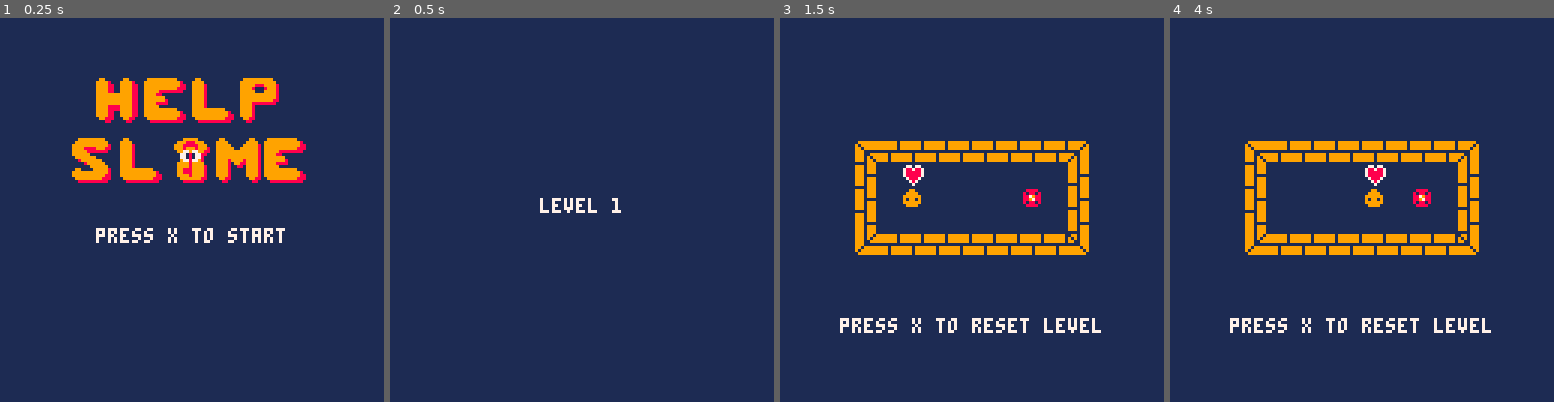
Above: before the commit, frames 1-4 (left to right).
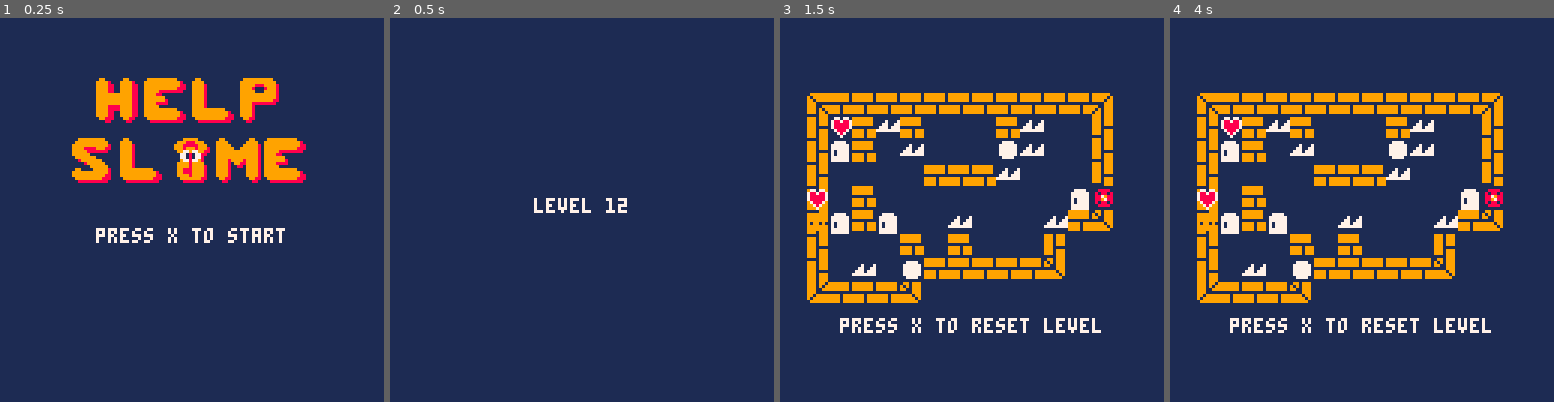
Above: after the commit, the same moments.

Repository: GameJams-fiwon123/GBJam8
Game: PICO-8 cartridge gbjam8.p8
The game is run twice, just before and just after one commit, with the same random seed, the same clock (stepped at 60 frames per second) and the same inputs.
Inputs:
- Up to frame 1 (0.25 s): no input
- Up to frame 2 (0.5 s): tap X (X key) at 0.33 s
- Up to frame 3 (1.5 s): tap X (X key) at 1.07 s
- Up to frame 4 (4 s): hold Right 1.6-2.1 s; tap X (X key) at 1.85, 2.97 s; hold Up 2.15-2.42 s; hold Right 2.47-3.03 s; hold Left 3.08-3.58 s; hold Down 3.63-3.97 s

Frame 1 is identical in both runs. In frame 2, 0.5% of the frame differs, in the area x 37-62%, y 46-51%; in frame 3, 19%, in the area x 7-87%, y 19-75%; in frame 4, 19%.

Commit message:
edição
correção de fases.

Diff:
--- a/gbjam8.p8
+++ b/gbjam8.p8
@@ -92,10 +92,10 @@
 function start_game()
  music(musics.gameplay)
 	game.time = 0
-	game.level = 1
-
-	camera_pos.x=0*128
-	camera_pos.y=0*128
+	game.level = 12
+
+	camera_pos.x=4*128
+	camera_pos.y=1*128
 	camera(camera_pos.x, camera_pos.y)
 	game.scenes={
 		{show=show_level1},
@@ -1079,69 +1079,69 @@
 1414141414141414141414141414141414141414141414141414141414141414141414141414141414141414141414141414141414141414141414141414141414141414141414141414141414141414141414141414141414141414141414141414141414141414141414141414141414141414141414141414141414141414
 1414141414141414141414141414141414141414141414141414141414141414141414141414141414141414141414141414141414141414141414141414141414141414141414141414141414141414141414141414141414141414141414141414141414141414141414141414141414141414141414141414141414141414
 1414141414141414141414141414141414141414141414141414141414141414141414141414141414141414141414141414141414141414141414141414141414141414141414141414141414141414141414141414141414141414141414141414141414141414141414141414141414141414141414141414141414141414
-1414141715151515151515151814141414141417151515151515151518141414141414171515151515151515181414141414141414141414141414141414141414141414141414141414141414141414141414141414141414141414141414141414141414141414141414141414141414141414141414141414141414141414
-1414141614141614141313182614141414141416131316161616161126141414141414161414141416141414261414141414141715151515151515151515181414171515151515151515151515181414141414141414141414141414141414141414141414141414141414141414141414141414141414141414141414141414
-1414141614141314131432262614141414141416141413141413163126141414141414161614141416141414261414141414141614141414131414161414122614162215131514141414131414261414141715151515151515151515151814141414141414141414141414141414141414141414141414141414141414141414
-1414141614221614251413262614141414141416141316141414141426141414141414161614141431141414261414141414141614131314151413161413261414163115141314141421131414261414141614141413141414131413222614141414141414141414141414141414141414141414141414141414141414141414
-1414141614141314141325262614141414141416141413321413141426141414141414161614143113311414261414141715151414261414141414161413261414161414141415151513141414261414141614131413141314131414142614141414141414141414141414141414141414141414141414141414141414141414
-1414141614141314141414262614141414141416141414141326141426141414141414161614141431211414261414141614141325261314141314141425261414161425141414141414141431121414141614131432311314131413311214141414141414141414141414141414141414141414141414141414141414141414
-1414141631141414131414262614141414141416141513141413141426141414141414161614141426141414261414142725251414261414262614161413261414163125141414131414141325281414141614131413141314131413142614141414141414141414141414141414141414141414141414141414141414141414
-1414141611262114141431112614141414141416311125252526131326141414141414162711251126112511261414141414141614141413262114161431122614163225141414151414142614141414141614131414141314142113142614141414141414141414141414141414141414141414141414141414141414141414
-1414142725252525252525252814141414141427252525252525252528141414141414272525252525252525281414141414142725252525252525252525281414272525252525252525252814141414142725252525252525252525252814141414141414141414141414141414141414141414141414141414141414141414
-1414141414141414141414141414141414141414141414141414141414141414141414141414141414141414141414141414141414141414141414141414141414141414141414141414141414141414141414141414141414141414141414141414141414141414141414141414141414141414141414141414141414141414
-1414141414141414141414141414141414141414141414141414141414141414141414141414141414141414141414141414141414141414141414141414141414141414141414141414141414141414141414141414141414141414141414141414141414141414141414141414141414141414141414141414141414141414
-1414141414141414141414141414141414141414141414141414141414141414141414141414141414141414141414141414141414141414141414141414141414141414141414141414141414141414141414141414141414141414141414141414141414141414141414141414141414141414141414141414141414141414
-1414141414141414141414141414141414141414141414141414141414141414141414141414141414141414141414141414141414141414141414141414141414141414141414141414141414141414141414141414141414141414141414141414141414141414141414141414141414141414141414141414141414141414
-…(53 lines of a section not shown)…
+1414141715151515151515151814141414141417151515151515151518141414141414171515151515151515181414141414141414141414141414141414141414171515151515151515151515181414141414141414141414141414141414141414141414141414141414141414141414141414141414141414141414141414
+1414141614141614141313182614141414141416131316161616161126141414141414161414141416141414261414141414141715151515151515151515181414162215131514141415131414261414141414141414141414141414141414141414141414141414141414141414141414141414141414141414141414141414
+1414141614141314131432262614141414141416141413141413163126141414141414161614141416141414261414141414141614141414131414161414122614163115141314141421131414261414141715151515151515151515151814141414141414141414141414141414141414141414141414141414141414141414
+1414141614221614251413262614141414141416141316141414141426141414141414161614141431141414261414141414141614131314151413161413261414161414141415151513141414261414141614141413141414131413222614141414141414141414141414141414141414141414141414141414141414141414
+1414141614141314141325262614141414141416141413321413141426141414141414161614143113311414261414141715151414261414141414161413261414161425141414141414141431121414141614131413141314131414142614141414141414141414141414141414141414141414141414141414141414141414
+1414141614141314141414262614141414141416141414141326141426141414141414161614141431211414261414141614141325261314141314141425261414163125311414131414141325281414141614131432311314131413311214141414141414141414141414141414141414141414141414141414141414141414
+1414141631141414131414262614141414141416141513141413141426141414141414161614141426141414261414142725251414261414262614161413261414161414142514251414142614141414141614131413141314131413142614141414141414141414141414141414141414141414141414141414141414141414
+1414141611262114141431112614141414141416311125252526131326141414141414162711251126112511261414141414141614141413262114161431122614161413142125252525252814141414141614131414141314141413142614141414141414141414141414141414141414141414141414141414141414141414
+1414142725252525252525252814141414141427252525252525252528141414141414272525252525252525281414141414142725252525252525252525281414272525252814141414141414141414142725252525252525252525252814141414141414141414141414141414141414141414141414141414141414141414
+1414141414141414141414141414141414141414141414141414141414141414141414141414141414141414141414141414141414141414141414141414141414141414141414141414141414141414141414141414141414141414141414141414141414141414141414141414141414141414141414141414141414141414
+1414141414141414141414141414141414141414141414141414141414141414141414141414141414141414141414141414141414141414141414141414141414141414141414141414141414141414141414141414141414141414141414141414141414141414141414141414141414141414141414141414141414141414
+1414141414141414141414141414141414141414141414141414141414141414141414141414141414141414141414141414141414141414141414141414141414141414141414141414141414141414141414141414141414141414141414141414141414141414141414141414141414141414141414141414141414141414
+1414141414141414141414141414141414141414141414141414141414141414141414141414141414141414141414141414141414141414141414141414141414141414141414141414141414141414141414141414141414141414141414141414141414141414141414141414141414141414141414141414141414141414
+…(53 lines of a section not shown)…
